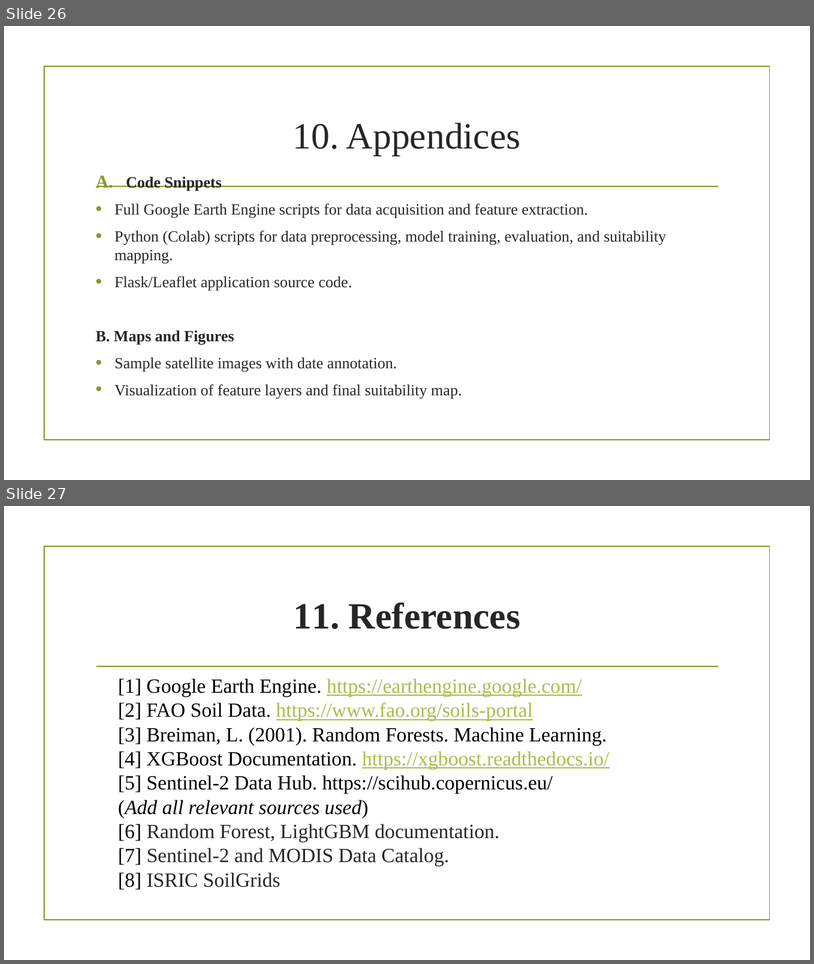
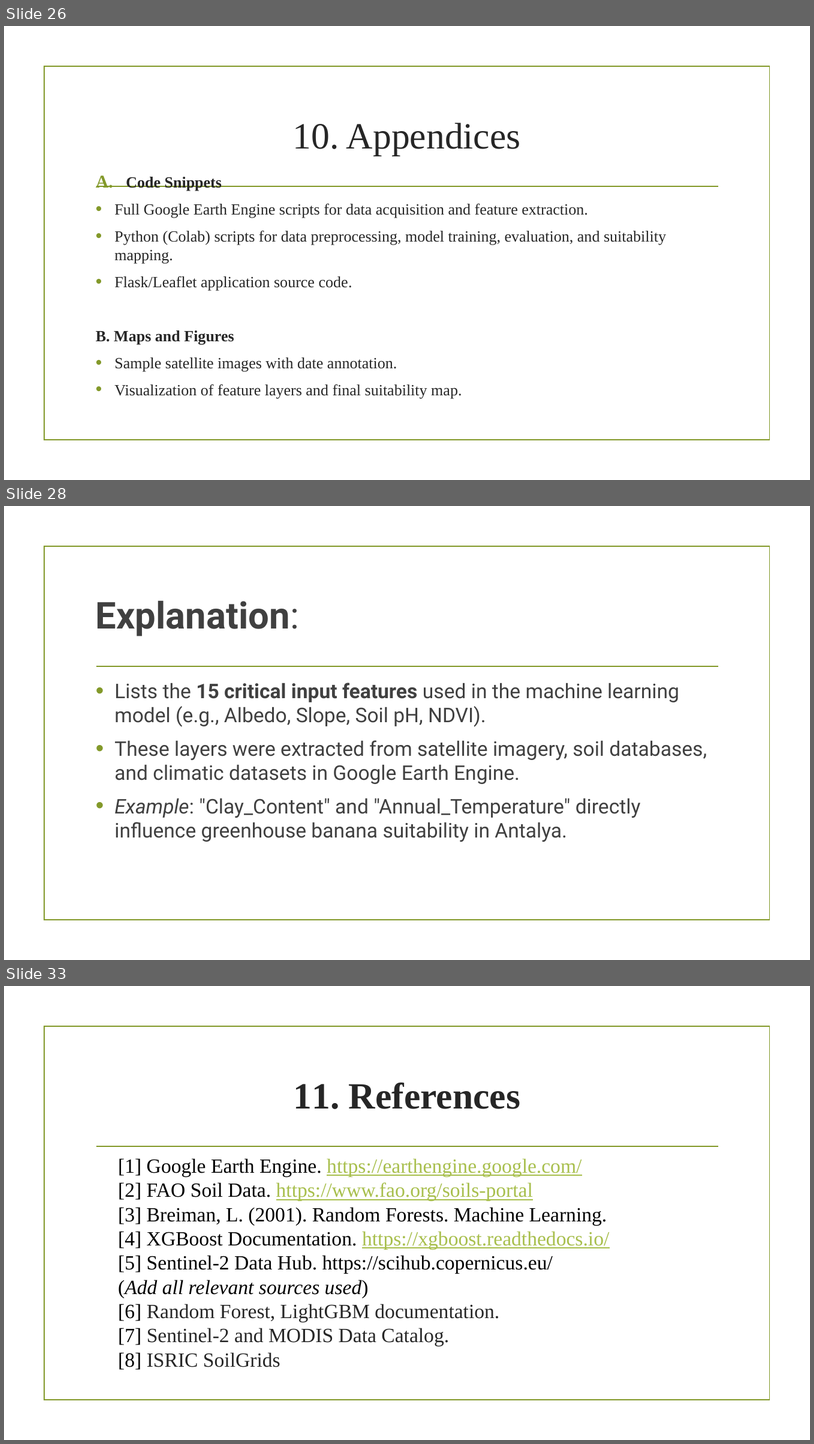
Before and after one commit to abdramanemhtali/GIS_Projects-For-Final-Exams, a slide deck: Projects For Final Exams/Final_Report/Final Project Report Advanced GIS-ML Based Crop Recommendation System for Sustainable.pptx. Shown one above the other, each under a label of ours: slides 26 and 27 before the commit, slides 26, 28 and 33 after it; the slides between them are not shown. The pictures are 814x964 and 814x1444 pixels, drawn with LibreOffice and Linux fonts; fonts in the diff are those of the drawing; background and template pictures are left out. Boxes give left, top, right and bottom in pixels: in the first picture for what was removed or moved away, otherwise in the second. Text is boxed around its words. In the diff, an @@ line names an element or a change of style, - is before the commit and + after.

```diff
--- a/Projects For Final Exams/Final_Report/Final Project Report Advanced GIS-ML Based Crop Recommendation System for Sustainable.pptx
+++ b/Projects For Final Exams/Final_Report/Final Project Report Advanced GIS-ML Based Crop Recommendation System for Sustainable.pptx
@@ slide 28 added at box(4, 506, 810, 960), background picture (left out); not listed: 2 template elements that a slide beside it also shows @@
@@ title added at box(96, 601, 299, 636), 44 pt, text #404040, bold @@
+Explanation:
@@ text added at box(114, 682, 707, 841), 24 pt, text #404040 @@
+• Lists the 15 critical input features used in the machine learning model (e.g., Albedo, Slope, Soil pH, NDVI).
+• These layers were extracted from satellite imagery, soil databases, and climatic datasets in Google Earth Engine.
+• Example: "Clay_Content" and "Annual_Temperature" directly influence greenhouse banana suitability in Antalya.
@@ what was slide 27 is now slide 33 @@
```
Also in this commit, not shown: 5 other slides added.
